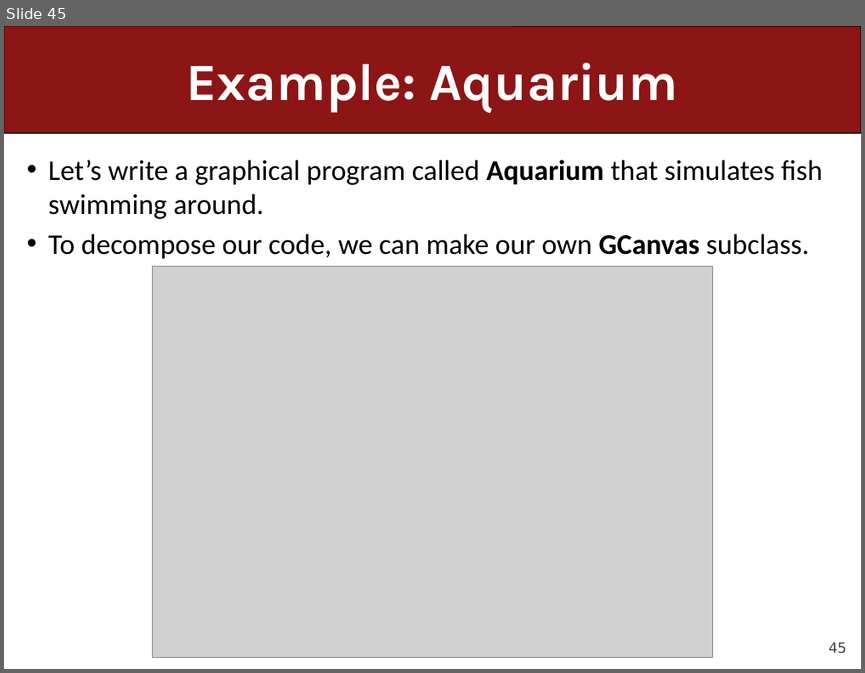
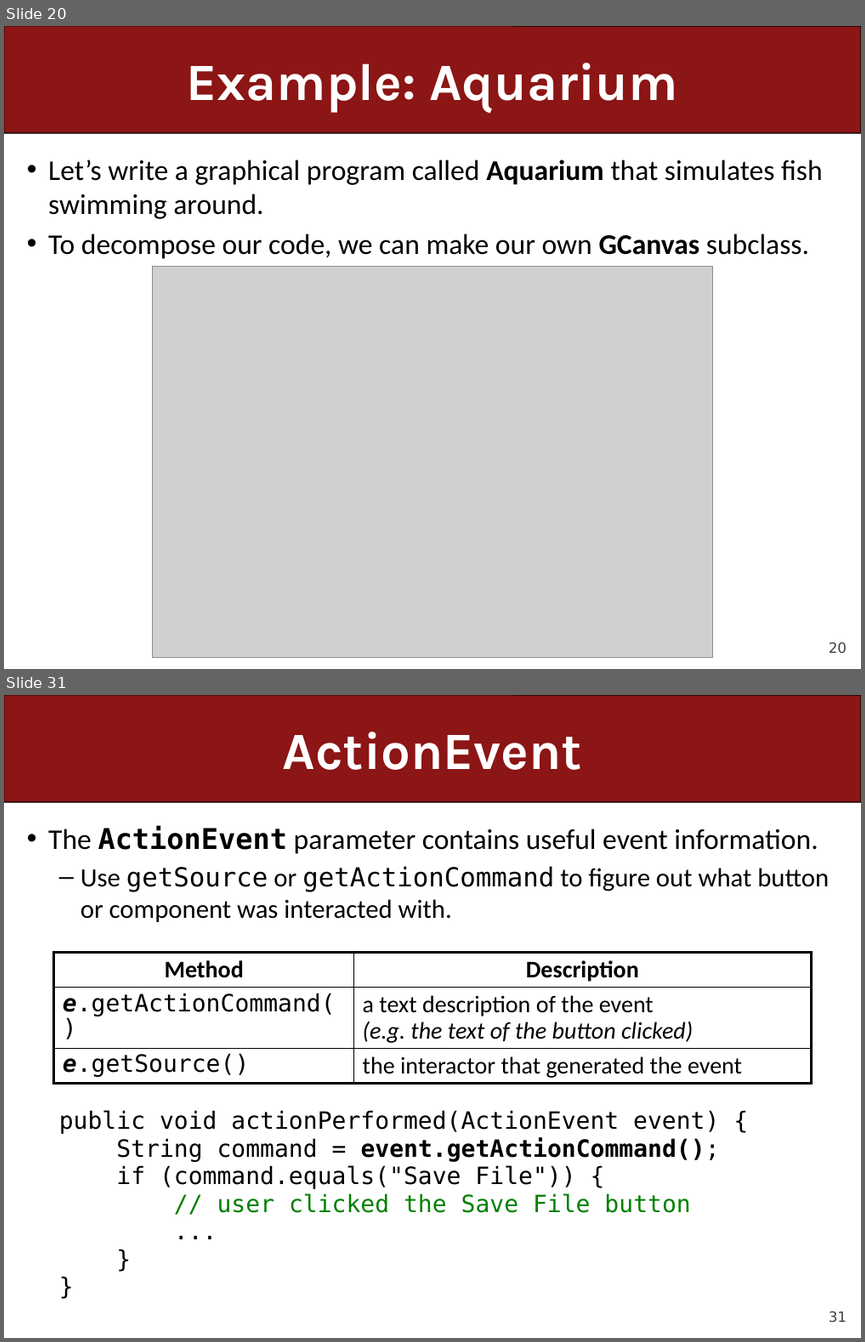
Before and after one commit to ckincaid17/cs106a-summer-2018, a slide deck: WWW/lectures/Lecture23/Lecture23.pptx. Shown one above the other, each under a label of ours: slide 45 before the commit, slides 20 and 31 after it; the slides between them are not shown. The pictures are 865x673 and 865x1342 pixels, drawn with LibreOffice and Linux fonts; fonts in the diff are those of the drawing; grey boxes stand for pictures. Boxes give left, top, right and bottom in pixels: in the first picture for what was removed or moved away, otherwise in the second. Text is boxed around its words. In the diff, an @@ line names an element or a change of style, - is before the commit and + after.

```diff
--- a/WWW/lectures/Lecture23/Lecture23.pptx
+++ b/WWW/lectures/Lecture23/Lecture23.pptx
@@ slide 31 added at (x1=4, y1=695, x2=861, y2=1338), background #FFFFFF; not listed: 2 template elements that a slide beside it also shows @@
@@ title added at (x1=283, y1=732, x2=582, y2=770), 44 pt, text #FFFFFF, bold @@
+ActionEvent
@@ text added at (x1=48, y1=825, x2=828, y2=1213), 20 pt, text #000000 @@
+• The ActionEvent parameter contains useful event information.
+  – Use getSource or getActionCommand to figure out what button or component was interacted with.
+  public void actionPerformed(ActionEvent event) {
+  String command = event.getActionCommand();
+  if (command.equals("Save File")) {
+  // user clicked the Save File button
+  ...
+  }
+  }
@@ table added at (x1=53, y1=952, x2=811, y2=1082), 3 rows, 2 columns @@
+Method | Description
+e.getActionCommand() | a text description of the event (e.g. the text of the button clicked)
+e.getSource() | the interactor that generated the event
@@ what was slide 45 is now slide 20 @@
@@ page number at (x1=828, y1=641, x2=846, y2=652): text changed @@
-45
+20
```
Also in this commit, not shown: 13 slides changed, 34 other slides added, 26 slides removed, 4 other files.
